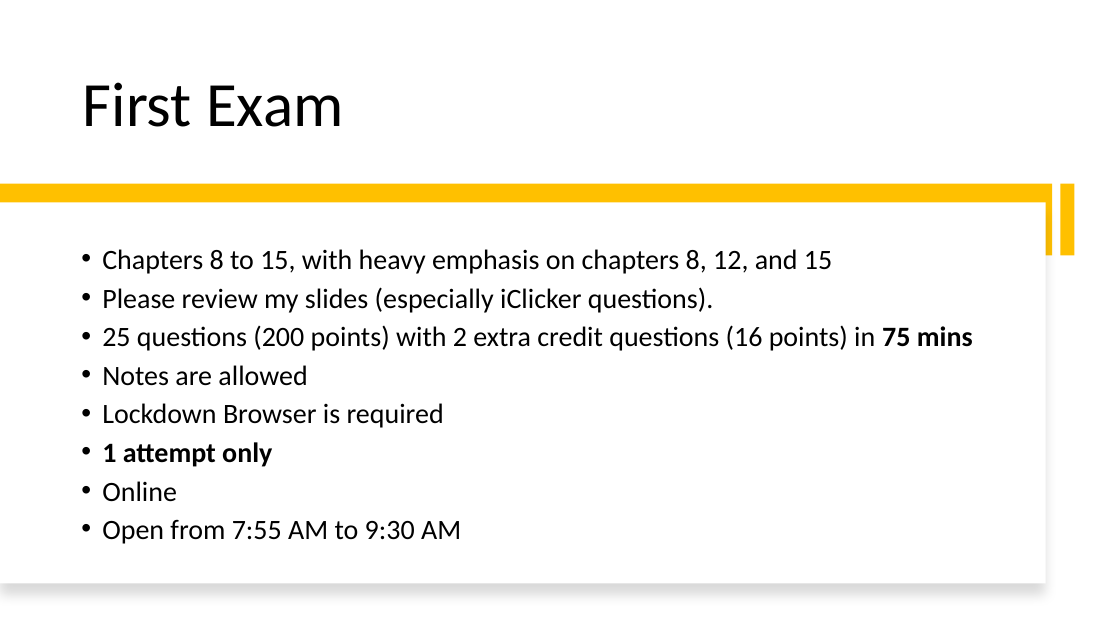
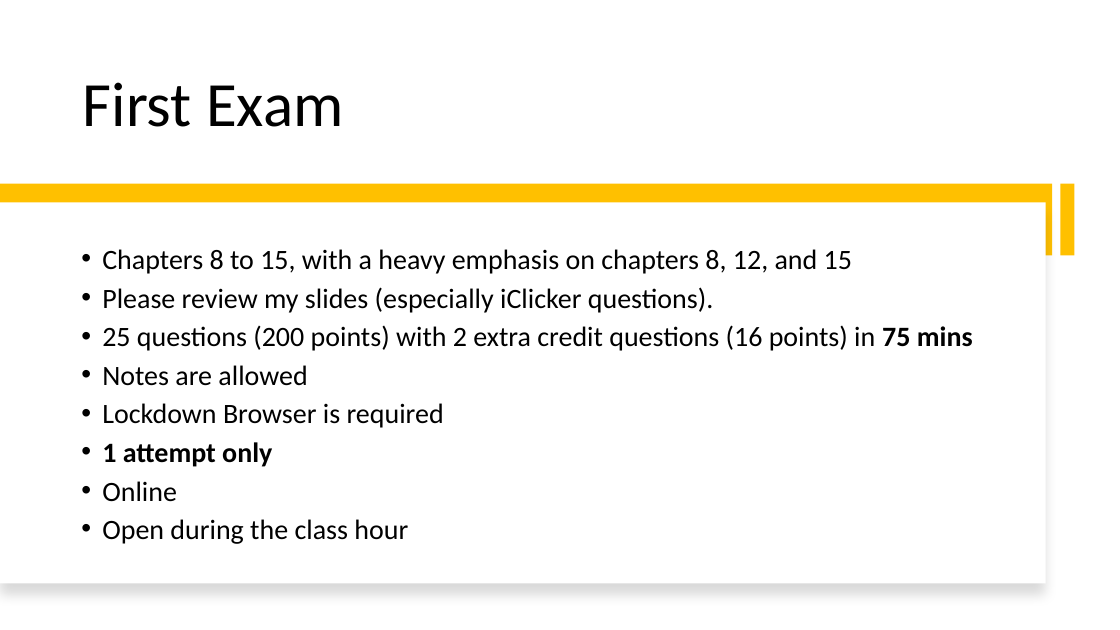
Before and after one commit to mikenguyen13/mar4050_S22, a slide deck: slide 33 of lectures/7/Developing the sampling plan.pptx (slide 32 before the commit). Drawn at 1120x630 pixels with LibreOffice and Linux fonts; fonts in the diff are those of the drawing. Boxes give left, top, right and bottom in pixels: in the first picture for what was removed or moved away, otherwise in the second. Text is boxed around its words. In the diff, an @@ line names an element or a change of style, - is before the commit and + after.

Commit message:
lecture 7

```diff
--- a/lectures/7/Developing the sampling plan.pptx
+++ b/lectures/7/Developing the sampling plan.pptx
@@ text at box(102, 249, 852, 274): text changed @@
-• Chapters 8 to 15, with heavy emphasis on chapters 8, 12, and 15
+• Chapters 8 to 15, with a heavy emphasis on chapters 8, 12, and 15
@@ text at box(102, 519, 408, 544): text changed @@
-• Open from 7:55 AM to 9:30 AM
+• Open during the class hour
```
Also in this commit, not shown: 2 other slides changed, 1 slide added.
